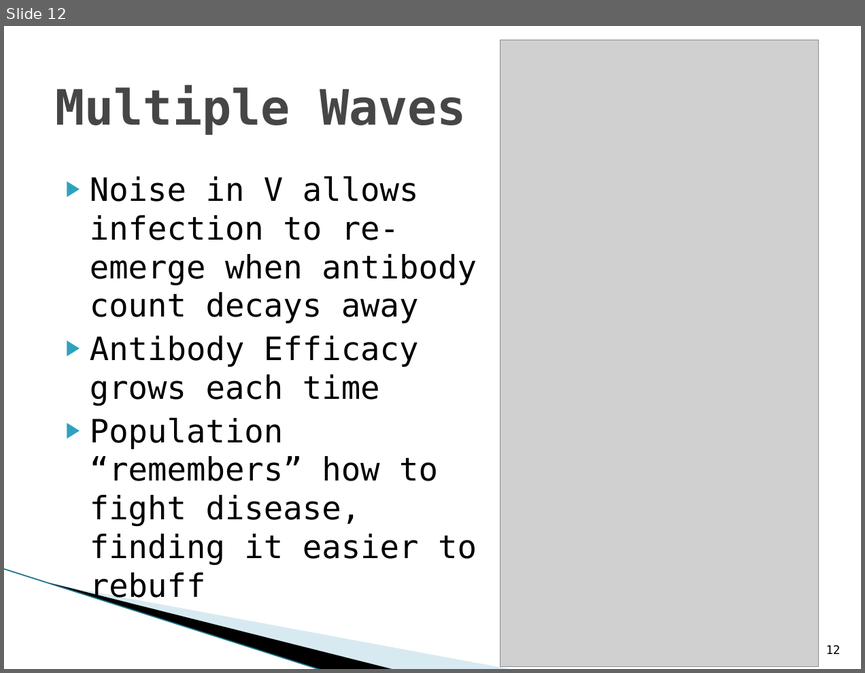
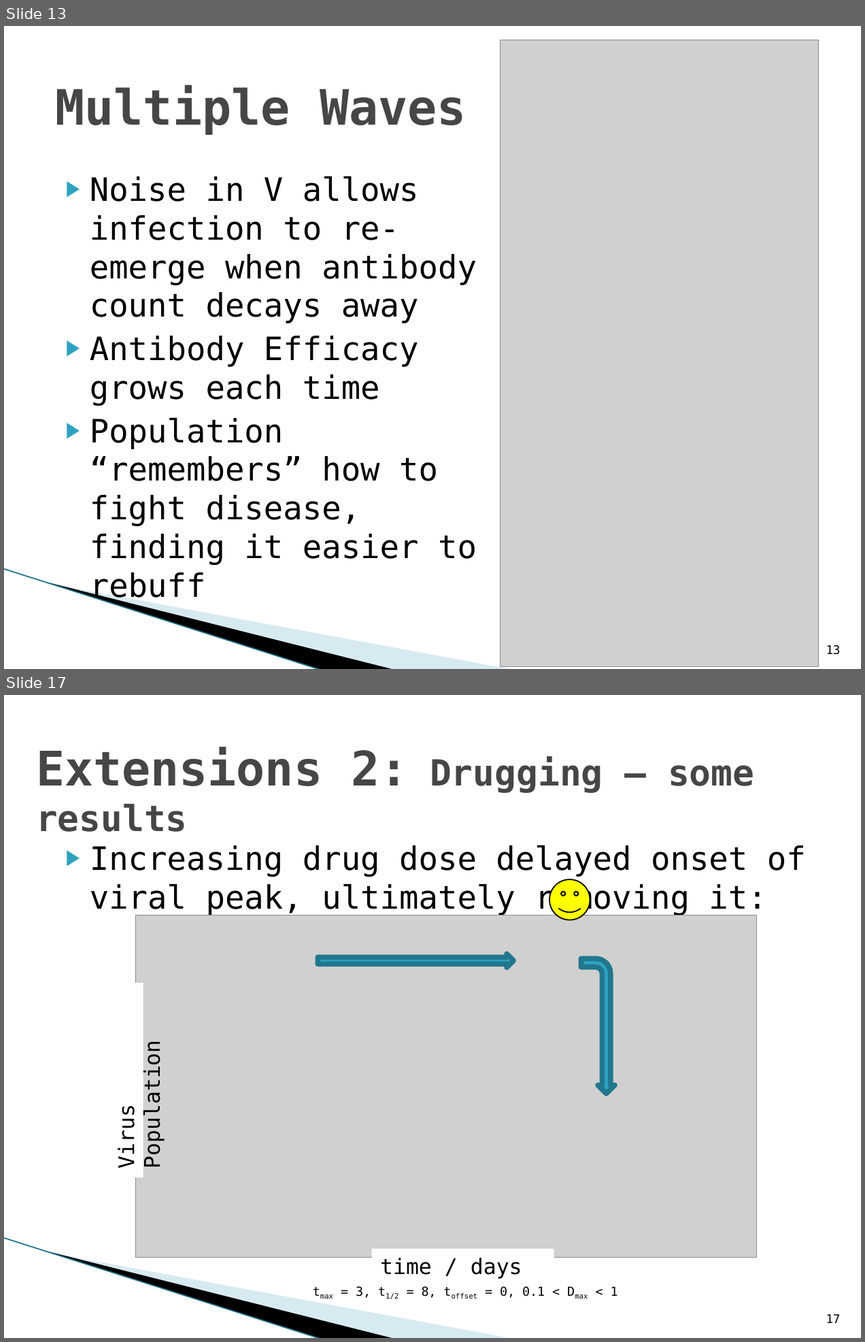
Before and after one commit to jleem10/GroupD_Phase2, a slide deck: Presentation.pptx. Shown one above the other, each under a label of ours: slide 12 before the commit, slides 13 and 17 after it; the slides between them are not shown. The pictures are 865x673 and 865x1342 pixels, drawn with LibreOffice and Linux fonts; fonts in the diff are those of the drawing; grey boxes stand for pictures; background and template pictures are left out. Boxes give left, top, right and bottom in pixels: in the first picture for what was removed or moved away, otherwise in the second. Text is boxed around its words. In the diff, an @@ line names an element or a change of style, - is before the commit and + after.

```diff
--- a/Presentation.pptx
+++ b/Presentation.pptx
@@ slide 17 added at [4, 695, 861, 1338], background #FFFFFF; not listed: 3 template elements that a slide beside it also shows @@
@@ text added at [36, 747, 754, 832], 30.2 pt, text #464646, bold @@
+Extensions 2: Drugging – some results
@@ text added at [90, 845, 806, 915], 27 pt, text #000000 @@
+▶ Increasing drug dose delayed onset of viral peak, ultimately removing it:
@@ smiley face added at [550, 879, 590, 919], fill #FFFF00, outline #000000 1 pt @@
@@ picture added at [136, 915, 756, 1257] @@
@@ right arrow added at [317, 954, 513, 968], fill #2DA2BF, outline #21788D 4.33 pt @@
@@ bent arrow added at [581, 959, 614, 1093], fill #2DA2BF, outline #21788D 4.33 pt @@
@@ rectangle added at [109, 983, 143, 1177], fill #FFFFFF, 18 pt, text #000000 @@
+Virus Population
@@ rectangle added at [372, 1249, 554, 1283], fill #FFFFFF, 18 pt, text #000000 @@
+time / days
@@ text added at [356, 1286, 618, 1299], 10.5 pt, text #000000 @@
+tmax = 3, t1/2 = 8, toffset = 0, 0.1 < Dmax < 1
@@ page number added at [826, 1314, 840, 1323], 10 pt, text #000000 @@
+17
@@ what was slide 12 is now slide 13 @@
@@ page number at [826, 645, 840, 654]: text changed @@
-12
+13
```
Also in this commit, not shown: 5 other slides added, 1 slide removed.
